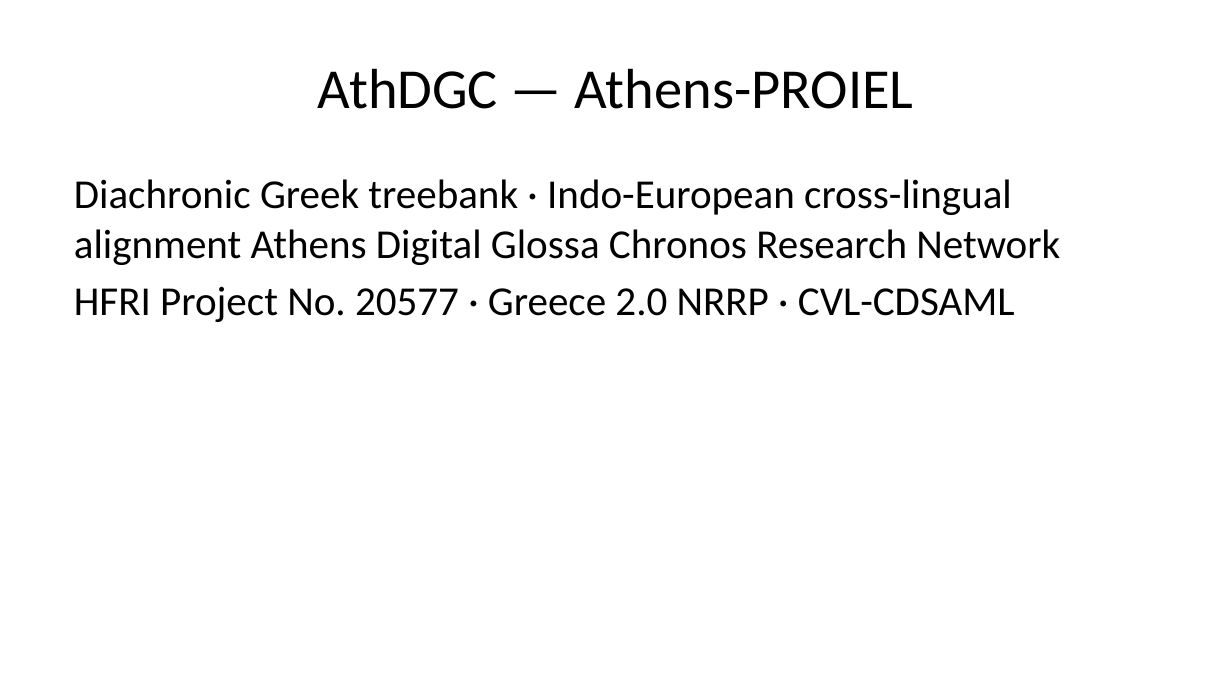
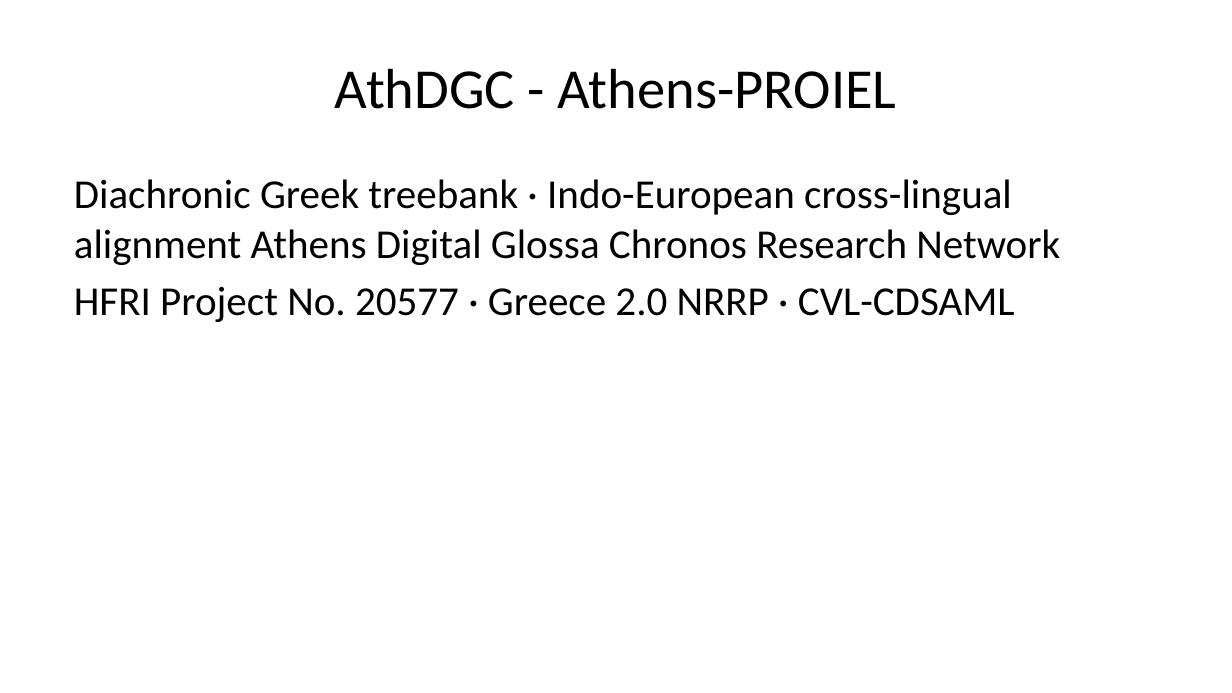
Before and after one commit to AthDGC/AthDGC.github.io, a slide deck: slide 2 of slides/cidl_2026.pptx. Drawn at 1232x693 pixels with LibreOffice and Linux fonts; fonts in the diff are those of the drawing. Boxes give left, top, right and bottom in pixels: in the first picture for what was removed or moved away, otherwise in the second. Text is boxed around its words. In the diff, an @@ line names an element or a change of style, - is before the commit and + after.

```diff
--- a/slides/cidl_2026.pptx
+++ b/slides/cidl_2026.pptx
@@ title at (x1=335, y1=68, x2=897, y2=109): text changed @@
-AthDGC — Athens-PROIEL
+AthDGC - Athens-PROIEL
```
Also in this commit, not shown: 1 other slide changed, 21 other files.
